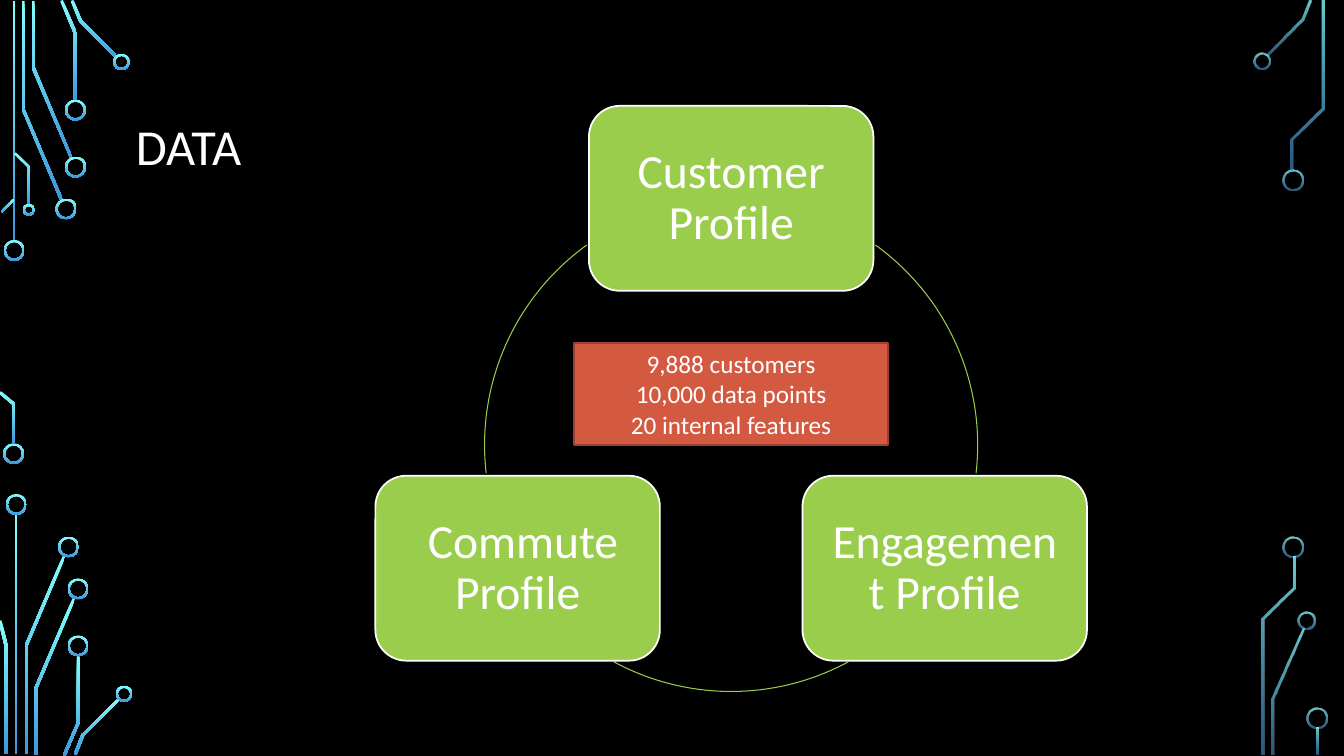
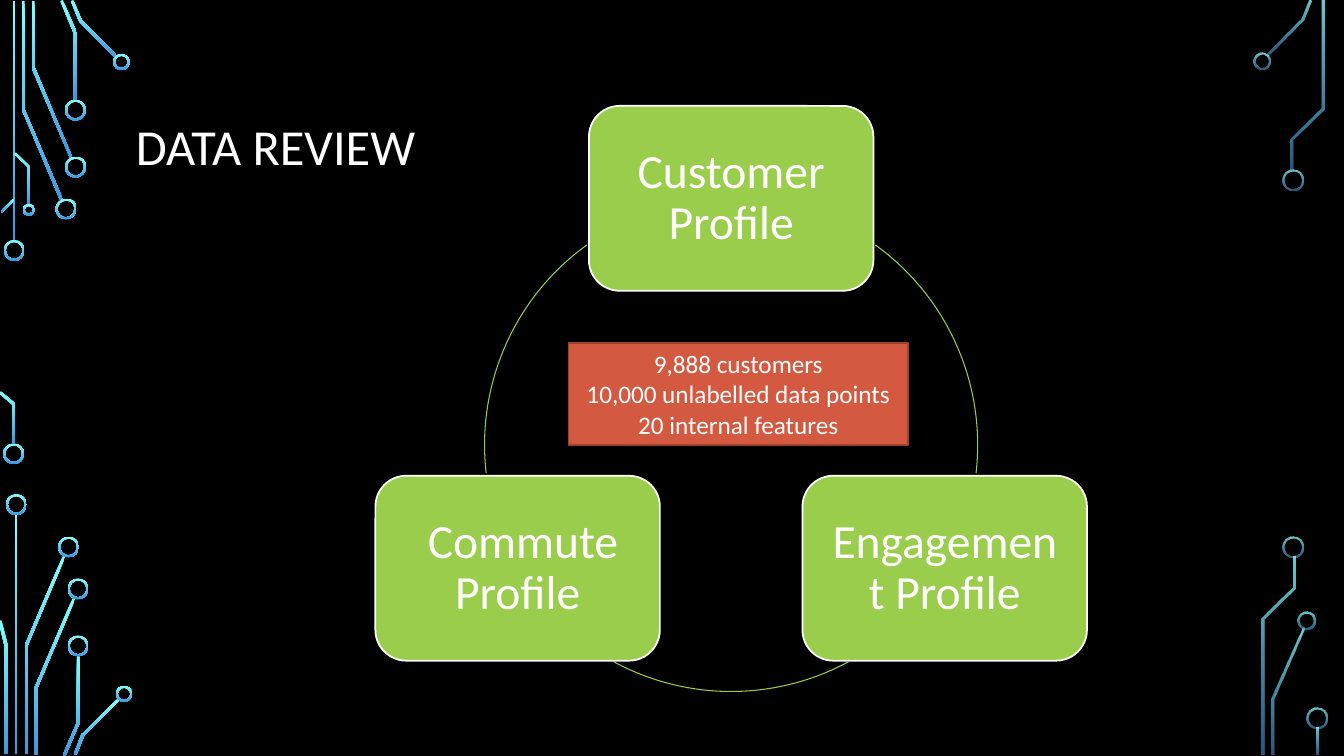
Before and after one commit to tdongnguyen/AT-Test, a slide deck: slide 4 of Presentation.pptx. Drawn at 1344x756 pixels with LibreOffice and Linux fonts; fonts in the diff are those of the drawing; background and template pictures are left out. Boxes give left, top, right and bottom in pixels: in the first picture for what was removed or moved away, otherwise in the second. Text is boxed around its words. In the diff, an @@ line names an element or a change of style, - is before the commit and + after.

```diff
--- a/Presentation.pptx
+++ b/Presentation.pptx
@@ title at (136,132,416,165): text changed @@
-DATA
+DATA REVIEW
@@ rectangle "9,888 customers": place and size @@
-rectangle "9,888 customers" at (575,343,888,445)
+rectangle "9,888 customers" at (569,343,908,445)
@@ text in rectangle at (586,385,890,407): text changed @@
-10,000 data points
+10,000 unlabelled data points
```
Also in this commit, not shown: 7 other slides changed.
